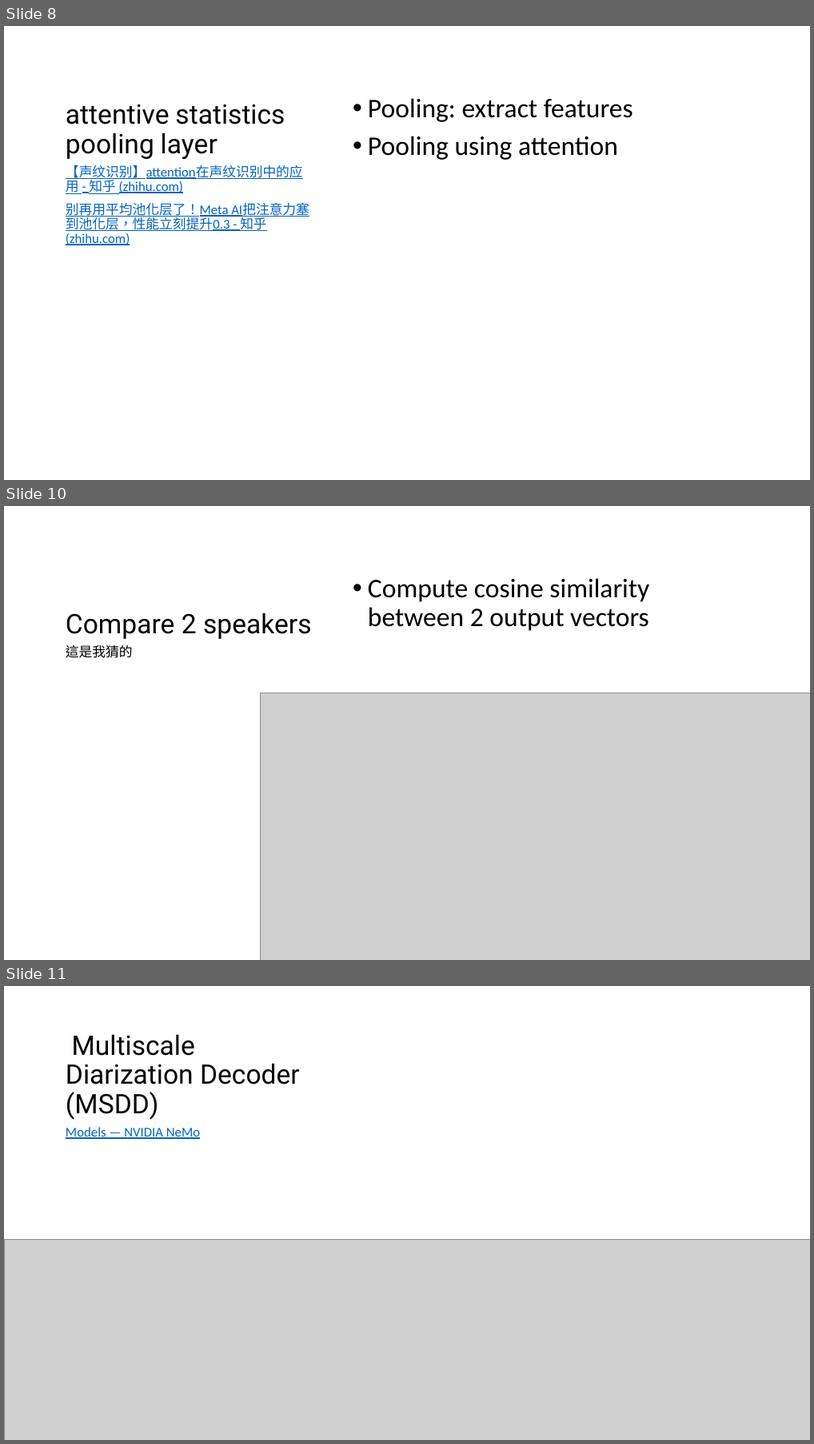
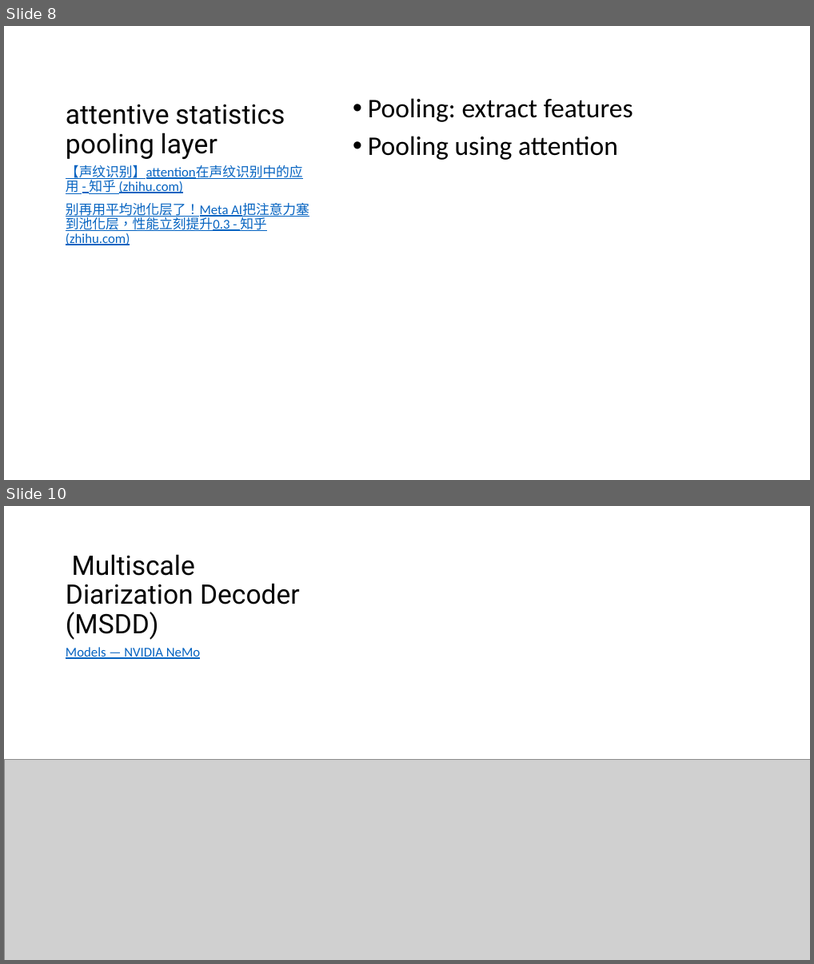
Before and after one commit to MeowOhMeow/ai-agent, a slide deck: PPTs/Nemo.pptx. Shown one above the other, each under a label of ours: slides 8, 10 and 11 before the commit, slides 8 and 10 after it; the slides between them are not shown. The pictures are 814x1444 and 814x964 pixels, drawn with LibreOffice and Linux fonts; fonts in the diff are those of the drawing; grey boxes stand for pictures. Boxes give left, top, right and bottom in pixels: in the first picture for what was removed or moved away, otherwise in the second. Text is boxed around its words. In the diff, an @@ line names an element or a change of style, - is before the commit and + after.

```diff
--- a/PPTs/Nemo.pptx
+++ b/PPTs/Nemo.pptx
@@ slide 10 removed at (4, 506, 810, 960), background #FFFFFF @@
@@ text removed at (368, 578, 650, 631) @@
-• Compute cosine similarity between 2 output vectors
@@ title removed at (66, 612, 312, 639) @@
-Compare 2 speakers
@@ text removed at (66, 645, 133, 658) @@
-這是我猜的
@@ picture removed at (260, 693, 810, 960) @@
@@ what was slide 11 is now slide 10 @@
```
Also in this commit, not shown: 4 slides changed.
